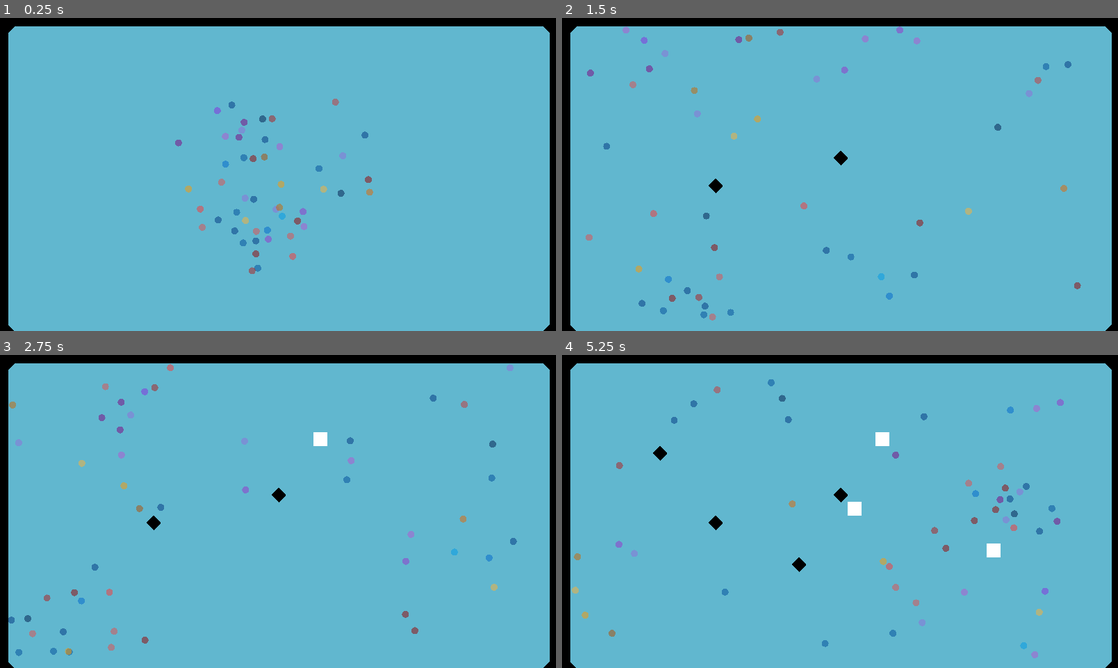
Above: before the commit, frames 1-4 (two rows, left to right).
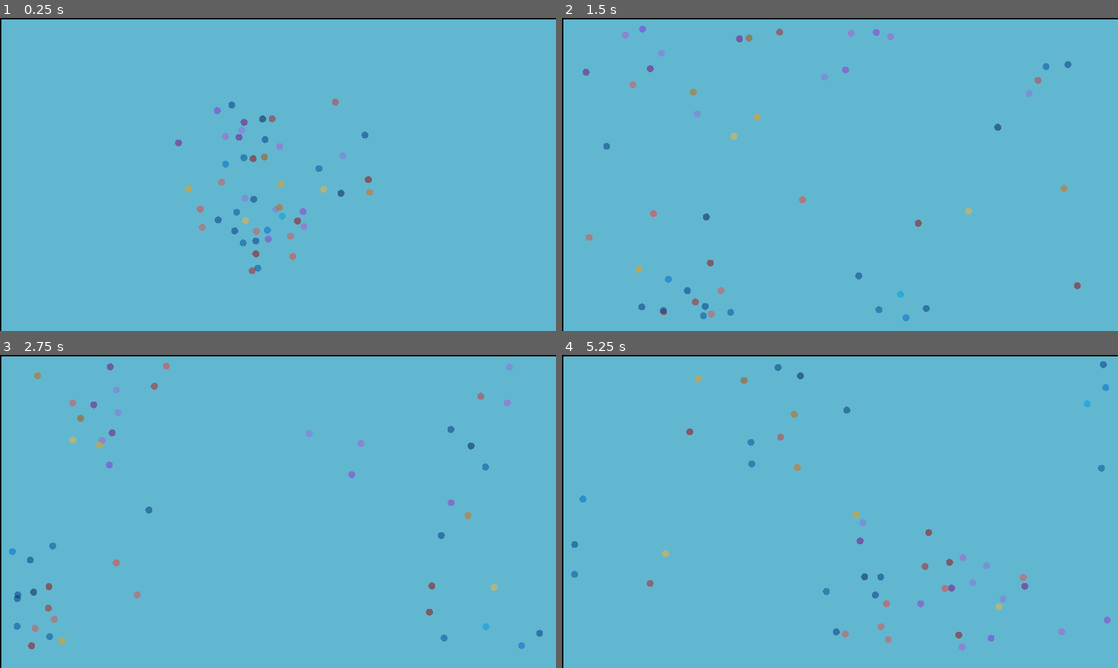
Above: after the commit, the same moments.

Repository: joesobo/EcoSystem
Game: Godot game, scene res://scenes/marching_squares.tscn
Two runs of this game, one before a commit and one after it. Both use one fixed random seed, a clock stepped at 60 frames per second and the inputs below.
Inputs (mouse positions are in pixels of both pictures, inside the frame that each line leads up to):
- Up to frame 1 (0.25 s): no input
- Up to frame 2 (1.5 s): drag from (851, 168) to (801, 290) at 0.52 s; drag from (728, 190) to (706, 296) at 1.27 s
- Up to frame 3 (2.75 s): move the mouse to (333, 442) at 2.02 s; hold G (place_storage) from 2.03 s (still down); click (333, 442) at 2.17 s
- Up to frame 4 (5.25 s): release G (place_storage) at 2.75 s; drag from (812, 574) to (639, 592) at 2.77 s; move the mouse to (1006, 558) at 3.52 s; hold G (place_storage) 3.53-4.25 s; click (1006, 558) at 3.67 s; drag from (673, 464) to (828, 527) at 4.27 s; move the mouse to (867, 511) at 5.02 s; hold G (place_storage) from 5.03 s (still down); click (867, 511) at 5.17 s

The runs differ from the first frame. In frame 1, 4.6% of the frame differs, in the area x 0-100%, y 0-100%; in frame 2, 5.6%; in frame 3, 6.8%; in frame 4, 7.3%.
Error after the commit: Parse Error: Could not preload resource file "res://scenes/storage_block.tscn". (res://scripts/marchingSquares/VoxelGrid.gd:29)

Commit message:
cleanup

Diff:
--- a/scenes/marching_squares.tscn
+++ b/scenes/marching_squares.tscn
@@ -7,8 +7,6 @@
 [ext_resource type="Texture2D" uid="uid://cgbueytyqf3ak" path="res://sprites/ui/white.png" id="4_fjbr0"]
 [ext_resource type="PackedScene" uid="uid://yc35bijsp2iy" path="res://scenes/orangeFish.tscn" id="4_q7dbu"]
 [ext_resource type="Script" path="res://scripts/ui/ui_manager.gd" id="7_1w7gj"]
-[ext_resource type="PackedScene" uid="uid://dbmstijr060bk" path="res://scenes/storage_menu.tscn" id="7_425o1"]
-[ext_resource type="PackedScene" uid="uid://dwdylq2aseboa" path="res://scenes/breeding_menu.tscn" id="8_du5x6"]
 
 [sub_resource type="RectangleShape2D" id="RectangleShape2D_6mmkp"]
 size = Vector2(11.6232, 11.5267)
@@ -66,5 +64,3 @@
 [node name="UI Manager" type="Node" parent="."]
 unique_name_in_owner = true
 script = ExtResource("7_1w7gj")
-storage_menu_scene = ExtResource("7_425o1")
-breeding_menu_scene = ExtResource("8_du5x6")
--- a/scenes/storage_block.tscn
+++ b/scenes/storage_block.tscn
@@ -1,6 +1,5 @@
 [gd_scene load_steps=4 format=3 uid="uid://cxjbdt0xa2klw"]
 
-[ext_resource type="Script" path="res://scripts/ui/storage_menu.gd" id="1_i3sdv"]
 [ext_resource type="Texture2D" uid="uid://cgbueytyqf3ak" path="res://sprites/ui/white.png" id="2_2hk13"]
 
 [sub_resource type="RectangleShape2D" id="RectangleShape2D_fst2l"]
Not shown: 1 places in scenes/marching_squares.tscn that only renumber resources
